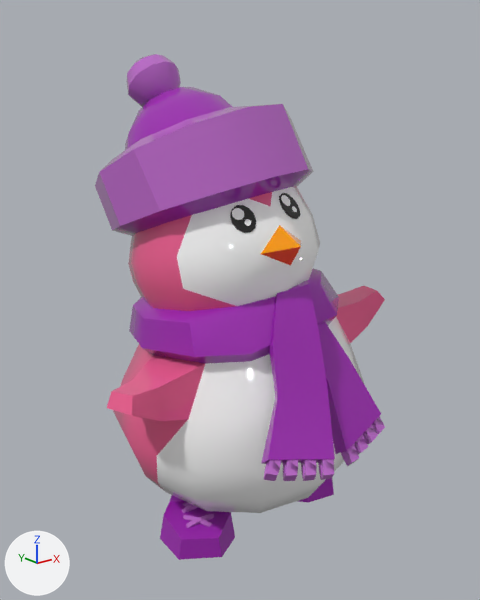
The FBX model Assets/_Prototypes/GMTK Game Jam/Models/Free models/Mama Penguin.fbx, before and after one commit.
Both versions are drawn from a camera (50 mm lens) standing at (-0.611, -0.746, 0.669) and looking at (-0.019, -0.006, 0.373). The axes (+X, +Y, +Z) are drawn at lower left. The lights are the same throughout. The first picture is the older version. Where no turn or scale is listed for an object, it has been applied to the vertices. Vertices at exactly the same position are counted once.

In view in the first picture: 'group1507517781', 'group545300192', 'group902785975'.
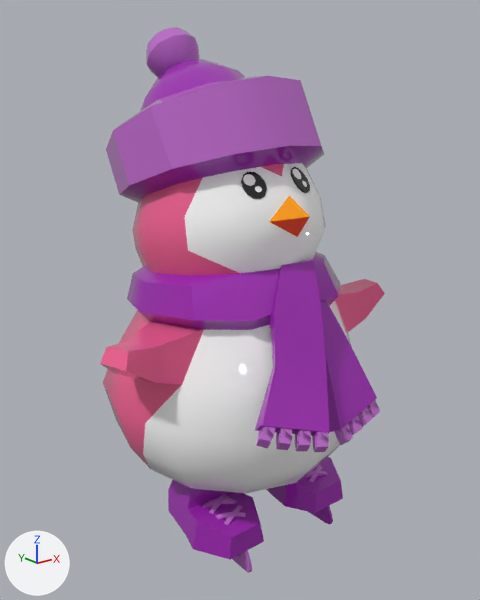
ob_mama_penguin is not drawn itself; it is the parent of ob_untitled, ob_group902785975.

What differs and where, as boxes (x1, y1, x2, y2) in the pictures (480 x 600 px):
'group545300192', moved, turned: before (95, 54, 385, 513); after (100, 27, 385, 493)
'group1507517781', reshaped, moved: before (160, 495, 235, 560); after (168, 480, 264, 573)
'group902785975', reshaped, moved, turned: before (299, 478, 334, 503); after (266, 457, 343, 524)
part 1 of me_mesh_002, added: after (266, 457, 343, 524)
part 2 of me_mesh_002, deleted: before (299, 478, 334, 503)
part 3 of me_mesh_001, added: after (168, 480, 264, 573)
part 4 of me_mesh_001, deleted: before (160, 495, 235, 560)

The change, as a diff of the scene's bpy script:
```diff
--- a/Assets/_Prototypes/GMTK Game Jam/Models/Free models/Mama Penguin.fbx.py
+++ b/Assets/_Prototypes/GMTK Game Jam/Models/Free models/Mama Penguin.fbx.py
@@ me_mesh @@
 # used by ob_group545300192; location = (-0.045, -0.085, 0.339)
-me_mesh.from_pydata(...)  # 582 vertices, 1112 faces; spans x -0.216..0.291, y -0.164..0.311, z -0.287..0.383
+me_mesh.from_pydata(...)  # 582 vertices, 1112 faces; spans x -0.263..0.247, y -0.238..0.238, z -0.336..0.338
+# me_mesh part 5: the whole mesh is turned 6 degrees about the y axis through its middle, then moved by (-0.038, -0.073, -0.048)
 me_mesh.materials.append(mat_model_mat23)
@@ me_mesh_001 @@
 # used by ob_group1507517781; location = (-0.045, -0.085, 0.339)
-me_mesh_001.from_pydata(...)  # 100 vertices, 90 faces; spans x -0.116..0.024, y 0.015..0.182, z -0.339..-0.252
+me_mesh_001.from_pydata(...)  # 196 vertices, 368 faces; spans x -0.061..0.057, y -0.127..0.042, z -0.111..0.009
+# me_mesh_001 part 3: 196 vertices added at x -0.061..0.057, y -0.127..0.042, z -0.111..0.009
+# me_mesh_001 part 4: 100 vertices removed from x -0.116..0.024, y 0.015..0.182, z -0.339..-0.252
 me_mesh_001.materials.append(mat_model_mat0)
@@ me_mesh_002 @@
 # used by ob_group902785975; parent = ob_mama_penguin; location = (-1.753, -3.349, 13.34); scale = (20.3, 20.3, 20.3)
-me_mesh_002.from_pydata(...)  # 100 vertices, 90 faces; spans x 0.132..0.443, y 0.037..0.337, z -0.656..-0.481
+me_mesh_002.from_pydata(...)  # 196 vertices, 368 faces; spans x -0.105..0.122, y -0.239..0.085, z -0.204..0.032
+# me_mesh_002 part 1: 196 vertices added at x -0.105..0.122, y -0.239..0.085, z -0.204..0.032
+# me_mesh_002 part 2: 100 vertices removed from x 0.132..0.443, y 0.037..0.337, z -0.656..-0.481
 me_mesh_002.materials.append(mat_model_mat1)
@@ ob_group545300192 @@
 ob_group545300192 = bpy.data.objects.new('group545300192', me_mesh)
-ob_group545300192.location = (-0.045, -0.085, 0.339)
+ob_group545300192.location = (-0.002, -0.012, 0.423)
@@ ob_group1507517781 @@
 ob_group1507517781 = bpy.data.objects.new('group1507517781', me_mesh_001)
-ob_group1507517781.location = (-0.045, -0.085, 0.339)
+ob_group1507517781.location = (-0.09, 0.006, 0.106)
@@ ob_group902785975 @@
 ob_group902785975.parent = ob_mama_penguin
-ob_group902785975.location = (-1.753, -3.349, 13.34)
+ob_group902785975.location = (3.507, 0.781, -10.94)
+ob_group902785975.rotation_euler = (-0.0427, 0.0407, 0.0)  # degrees (-2.4, 2.3, 0)
 ob_group902785975.scale = (20.3, 20.3, 20.3)
@@ ob_mama_penguin @@
 ob_mama_penguin = bpy.data.objects.new('Mama Penguin', None)
-ob_mama_penguin.location = (0.0, 0.0, 0.0)
+ob_mama_penguin.location = (-0.01, -0.0116, 0.378)
 ob_mama_penguin.scale = (0.0254, 0.0254, 0.0254)
```
